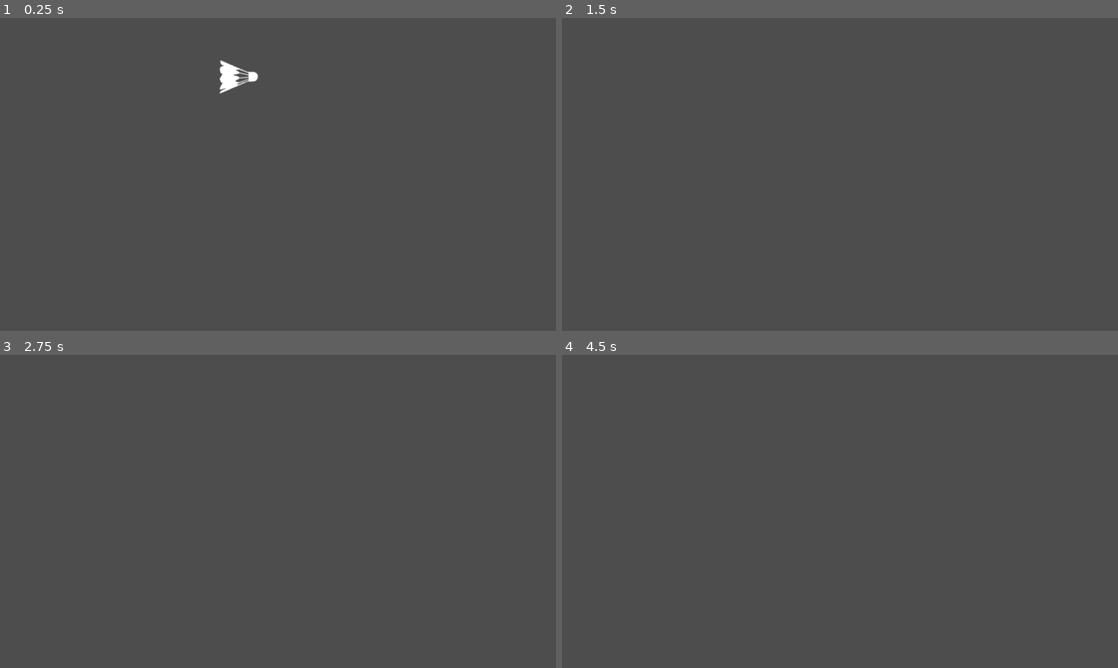
Above: before the commit, frames 1-4 (two rows, left to right).
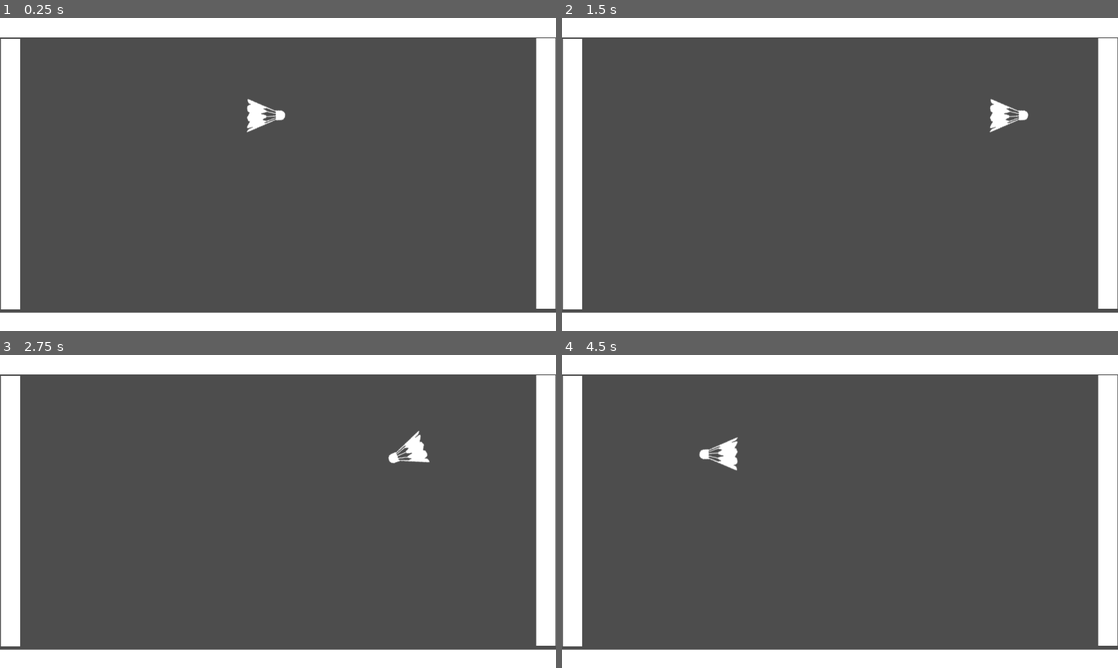
Above: after the commit, the same moments.

Repository: binghamkl/shuttlecock
Game: Godot game, scene res://shuttlecock.tscn
Two runs of this game, one before a commit and one after it. Both use one fixed random seed, a clock stepped at 60 frames per second and the inputs below.
Inputs:
- Up to frame 1 (0.25 s): no input
- Up to frame 2 (1.5 s): no input
- Up to frame 3 (2.75 s): no input
- Up to frame 4 (4.5 s): no input

The runs differ from the first frame. In frame 1, 19% of the frame differs, in the area x 0-100%, y 0-100%; in frame 2, 19%; in frame 3, 19%; in frame 4, 19%.

Commit message:
updated shuttlecock to bounce back and forth ont he walls

Diff:
--- /dev/null
+++ b/Shuttlecock.gd
@@ -0,0 +1,18 @@
+extends CharacterBody2D
+
+const SPEED = 300.0
+
+var tween : Tween
+
+func _ready():
+	velocity.x = 1 * SPEED
+
+
+func _physics_process(delta):
+
+	var collide = move_and_collide(velocity * delta)
+	if collide:
+		velocity = velocity.bounce(collide.get_normal()) + Vector2(float((randi() % 100)) / 10 - 5.0, float(randi() % 100) / 10 - 5.0)
+		print(velocity)
+		tween = create_tween()
+		tween.tween_property($".", "rotation", velocity.angle(), 1).set_ease(Tween.EASE_IN_OUT).set_trans(Tween.TRANS_SINE)
--- a/project.godot
+++ b/project.godot
@@ -19,6 +19,11 @@
 
 window/stretch/mode="viewport"
 
+[physics]
+
+2d/default_gravity=0.0
+2d/default_gravity_vector=Vector2(0, 0)
+
 [rendering]
 
 renderer/rendering_method="mobile"
--- a/shuttlecock.tscn
+++ b/shuttlecock.tscn
@@ -1,17 +1,103 @@
-[gd_scene load_steps=2 format=3 uid="uid://ol3fy5wrdj7k"]
+[gd_scene load_steps=8 format=3 uid="uid://ol3fy5wrdj7k"]
 
 [ext_resource type="Texture2D" uid="uid://crpqg4fvwqnmc" path="res://Images/shuttlecock.png" id="1_ih47p"]
+[ext_resource type="Script" path="res://Shuttlecock.gd" id="1_r2444"]
+
+[sub_resource type="PhysicsMaterial" id="PhysicsMaterial_n77np"]
+rough = true
+
+[sub_resource type="RectangleShape2D" id="RectangleShape2D_4h8rm"]
+size = Vector2(39.8621, 40)
+
+[sub_resource type="PhysicsMaterial" id="PhysicsMaterial_cwllb"]
+rough = true
+
+[sub_resource type="PhysicsMaterial" id="PhysicsMaterial_4teu5"]
+rough = true
+
+[sub_resource type="PhysicsMaterial" id="PhysicsMaterial_6pawo"]
+rough = true
 
 [node name="Node2D" type="Node2D"]
 
-[node name="Shuttlecock" type="RigidBody2D" parent="."]
-position = Vector2(264, 122)
-gravity_scale = 0.0
-linear_velocity = Vector2(1000, 0)
+[node name="Shuttlecock" type="CharacterBody2D" parent="."]
+position = Vector2(-100, -122)
+script = ExtResource("1_r2444")
 
 [node name="CollisionPolygon2D" type="CollisionPolygon2D" parent="Shuttlecock"]
 position = Vector2(-264, -122)
 polygon = PackedVector2Array(224, 156, 224, 85, 286, 111, 294, 111, 300, 113, 305, 121, 305, 127, 300, 132, 287, 132)
+metadata/_edit_lock_ = true
 
 [node name="ShuttlecockImage" type="Sprite2D" parent="Shuttlecock"]
 texture = ExtResource("1_ih47p")
+metadata/_edit_lock_ = true
+
+[node name="Camera2D" type="Camera2D" parent="."]
+
+[node name="Walls" type="Node2D" parent="."]
+
+[node name="TopWall" type="StaticBody2D" parent="Walls"]
+position = Vector2(-581, -324)
+scale = Vector2(29, 1)
+physics_material_override = SubResource("PhysicsMaterial_n77np")
+metadata/_edit_lock_ = true
+
+[node name="ColorRect" type="ColorRect" parent="Walls/TopWall"]
+offset_right = 40.0
+offset_bottom = 40.0
+size_flags_vertical = 0
+metadata/_edit_lock_ = true
+
+[node name="CollisionShape2D" type="CollisionShape2D" parent="Walls/TopWall"]
+position = Vector2(19.9655, 20)
+shape = SubResource("RectangleShape2D_4h8rm")
+metadata/_edit_lock_ = true
+
+[node name="BottomWall" type="StaticBody2D" parent="Walls"]
+position = Vector2(-580, 286)
+scale = Vector2(29, 1)
+physics_material_override = SubResource("PhysicsMaterial_cwllb")
+
+[node name="ColorRect" type="ColorRect" parent="Walls/BottomWall"]
+offset_right = 40.0
+offset_bottom = 40.0
+size_flags_vertical = 0
+metadata/_edit_lock_ = true
+
+[node name="CollisionShape2D" type="CollisionShape2D" parent="Walls/BottomWall"]
+position = Vector2(19.9655, 20)
+shape = SubResource("RectangleShape2D_4h8rm")
+metadata/_edit_lock_ = true
+
+[node name="RightWall" type="StaticBody2D" parent="Walls"]
+position = Vector2(535, -282)
+scale = Vector2(1, 14)
+physics_material_override = SubResource("PhysicsMaterial_4teu5")
+
+[node name="ColorRect" type="ColorRect" parent="Walls/RightWall"]
+offset_right = 40.0
+offset_bottom = 40.0
+size_flags_vertical = 0
+metadata/_edit_lock_ = true
+
+[node name="CollisionShape2D" type="CollisionShape2D" parent="Walls/RightWall"]
+position = Vector2(19.9655, 20)
+shape = SubResource("RectangleShape2D_4h8rm")
+metadata/_edit_lock_ = true
+
+[node name="LeftWall" type="StaticBody2D" parent="Walls"]
+position = Vector2(-574, -281)
+scale = Vector2(1, 14)
+physics_material_override = SubResource("PhysicsMaterial_6pawo")
+
+[node name="ColorRect" type="ColorRect" parent="Walls/LeftWall"]
+offset_right = 40.0
+offset_bottom = 40.0
+size_flags_vertical = 0
+metadata/_edit_lock_ = true
+
+[node name="CollisionShape2D" type="CollisionShape2D" parent="Walls/LeftWall"]
+position = Vector2(19.9655, 20)
+shape = SubResource("RectangleShape2D_4h8rm")
+metadata/_edit_lock_ = true
